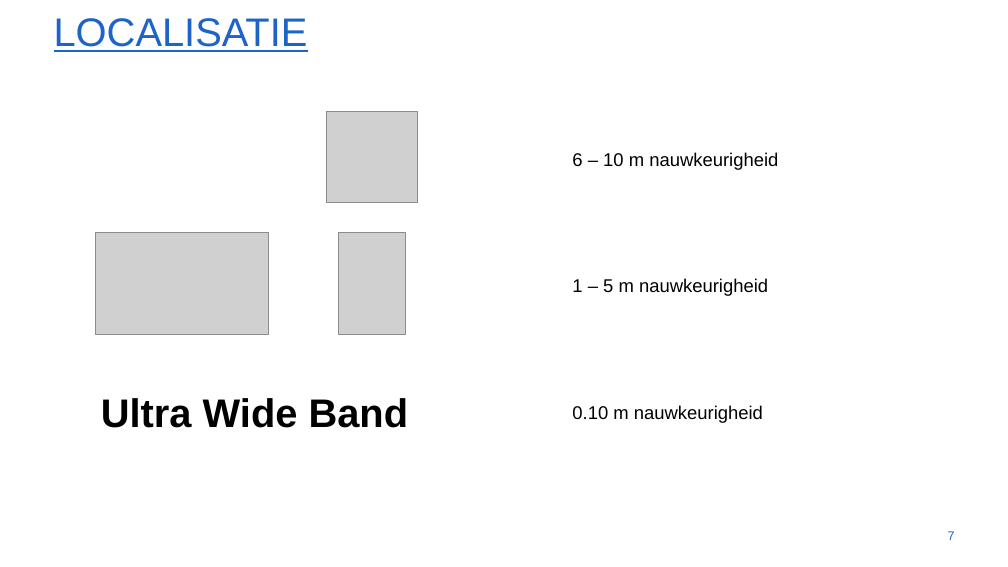
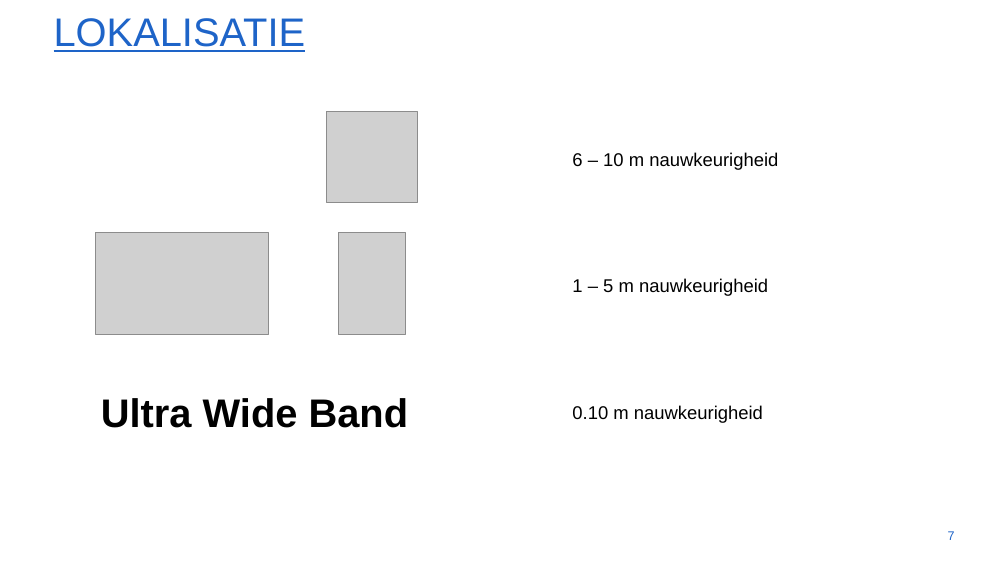
Before and after one commit to gartangh/Cross-Curricular-Project, a slide deck: slide 7 of Report/Presentatie_1.pptx. Drawn at 1008x567 pixels with LibreOffice and Linux fonts; fonts in the diff are those of the drawing; grey boxes stand for pictures; background and template pictures are left out. Boxes give left, top, right and bottom in pixels: in the first picture for what was removed or moved away, otherwise in the second. Text is boxed around its words. In the diff, an @@ line names an element or a change of style, - is before the commit and + after.

Commit message:
added code and added text to presentation 1

```diff
--- a/Report/Presentatie_1.pptx
+++ b/Report/Presentatie_1.pptx
@@ title at box(54, 18, 306, 52): text changed @@
-LOCALISATIE
+LOKALISATIE
```
Also in this commit, not shown: 2 other slides changed, 17 other files.
